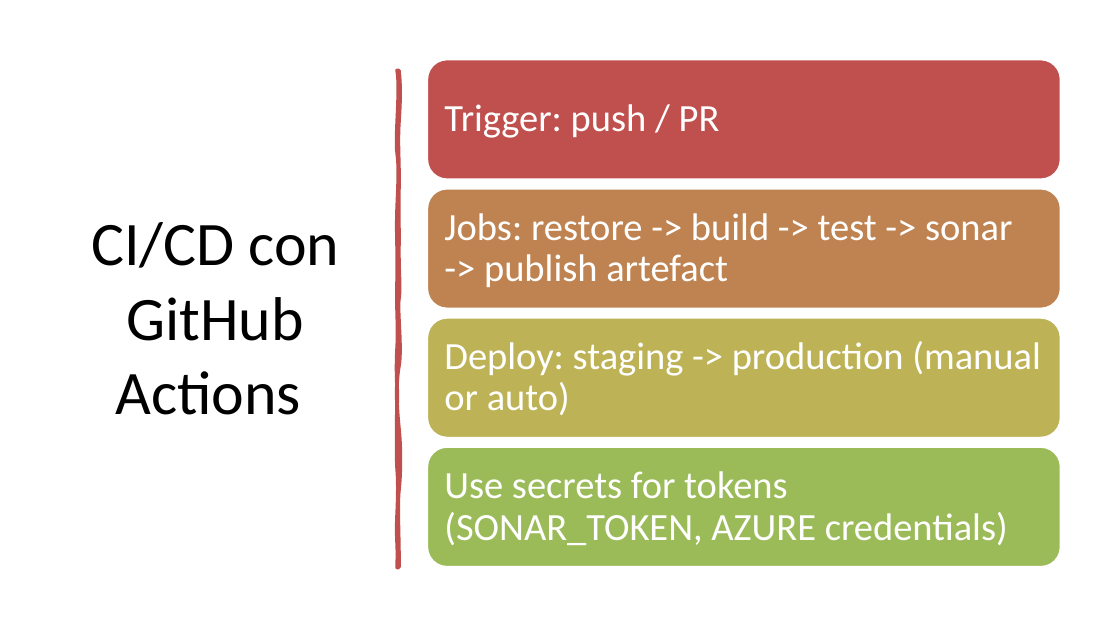
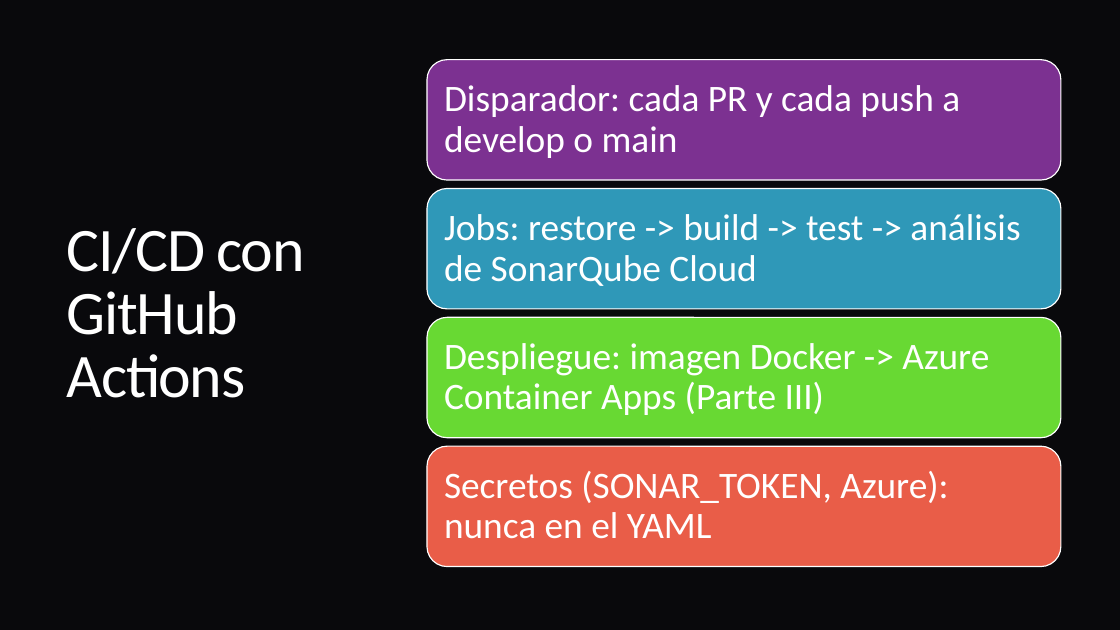
Before and after one commit to ybenzina/formacion-dotnet-junior, a slide deck: slide 15 of docs/masterclasses/masterclass-dotnet-technologies.pptx (slide 13 before the commit). Drawn at 1120x630 pixels with LibreOffice and Linux fonts; fonts in the diff are those of the drawing. Boxes give left, top, right and bottom in pixels: in the first picture for what was removed or moved away, otherwise in the second. Text is boxed around its words. In the diff, an @@ line names an element or a change of style, - is before the commit and + after.

```diff
--- a/docs/masterclasses/masterclass-dotnet-technologies.pptx
+++ b/docs/masterclasses/masterclass-dotnet-technologies.pptx
@@ background #FFFFFF to #09090C @@
@@ title "CI/CD con GitHub Actions" at box(67, 228, 305, 398): text colour #000000 to #FFFFFF, letter spacing 0 to -1.1 pt; alignment centre to left; line spacing 1 to 0.85 @@
@@ freeform shape removed at box(397, 71, 399, 568) @@
@@ rounded rectangle at box(427, 60, 1060, 180): fill #C0504D to #7C3191; outline #FFFFFF 2 pt to #FFFFFF 1 pt @@
@@ text at box(444, 85, 960, 158): text changed; size 33 to 32 pt @@
-Trigger: push / PR
+Disparador: cada PR y cada push a develop o main
@@ rounded rectangle at box(427, 188, 1060, 308): fill #BE8351 to #2F98B8; outline #FFFFFF 2 pt to #FFFFFF 1 pt @@
@@ text at box(444, 214, 1020, 286): text changed; size 33 to 32 pt @@
-Jobs: restore -> build -> test -> sonar -> publish artefact
+Jobs: restore -> build -> test -> análisis de SonarQube Cloud
@@ rounded rectangle at box(427, 318, 1060, 438): fill #BDB255 to #68D933; outline #FFFFFF 2 pt to #FFFFFF 1 pt @@
@@ text at box(444, 343, 989, 415): text changed; size 33 to 32 pt @@
-Deploy: staging -> production (manual or auto)
+Despliegue: imagen Docker -> Azure Container Apps (Parte III)
@@ rounded rectangle at box(427, 446, 1060, 566): fill #9BBB59 to #E95D48; outline #FFFFFF 2 pt to #FFFFFF 1 pt @@
@@ text at box(444, 471, 948, 539): text changed; size 33 to 32 pt @@
-Use secrets for tokens (SONAR_TOKEN, AZURE credentials)
+Secretos (SONAR_TOKEN, Azure): nunca en el YAML
```
Also in this commit, not shown: 8 other slides changed, 36 slides added, 16 slides removed, 14 other files.
